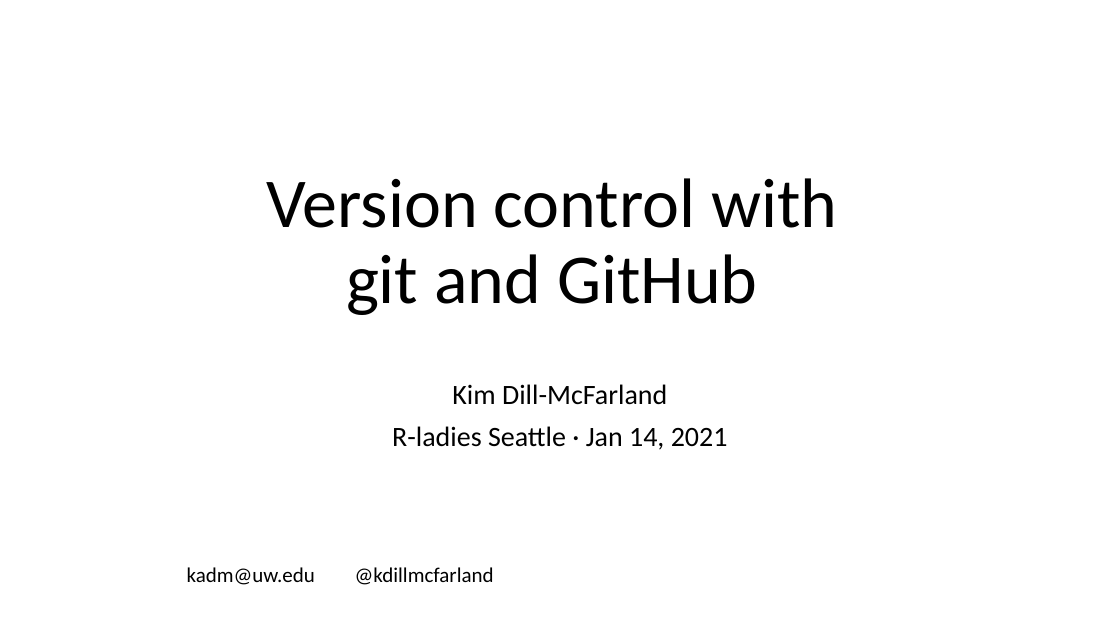
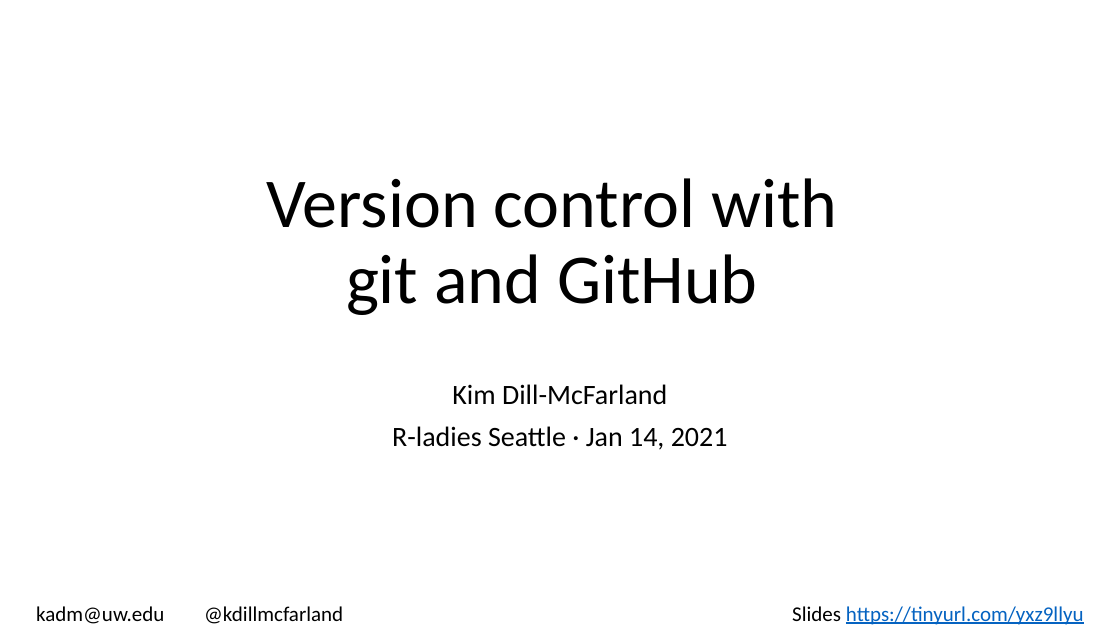
Before and after one commit to hawn-lab/workshops_UW_Seattle, a slide deck: slide 1 of 2021.01.14_git/2020.01.14_git.pptx. Drawn at 1120x630 pixels with LibreOffice and Linux fonts; fonts in the diff are those of the drawing. Boxes give left, top, right and bottom in pixels: in the first picture for what was removed or moved away, otherwise in the second. Text is boxed around its words. In the diff, an @@ line names an element or a change of style, - is before the commit and + after.

```diff
--- a/2021.01.14_git/2020.01.14_git.pptx
+++ b/2021.01.14_git/2020.01.14_git.pptx
@@ text at [36, 606, 1084, 625]: text changed @@
-kadm@uw.edu @kdillmcfarland
+kadm@uw.edu @kdillmcfarland Slides https://tinyurl.com/yxz9llyu
```
Also in this commit, not shown: 1 other slide changed, 8 slides added, 1 slide removed.
